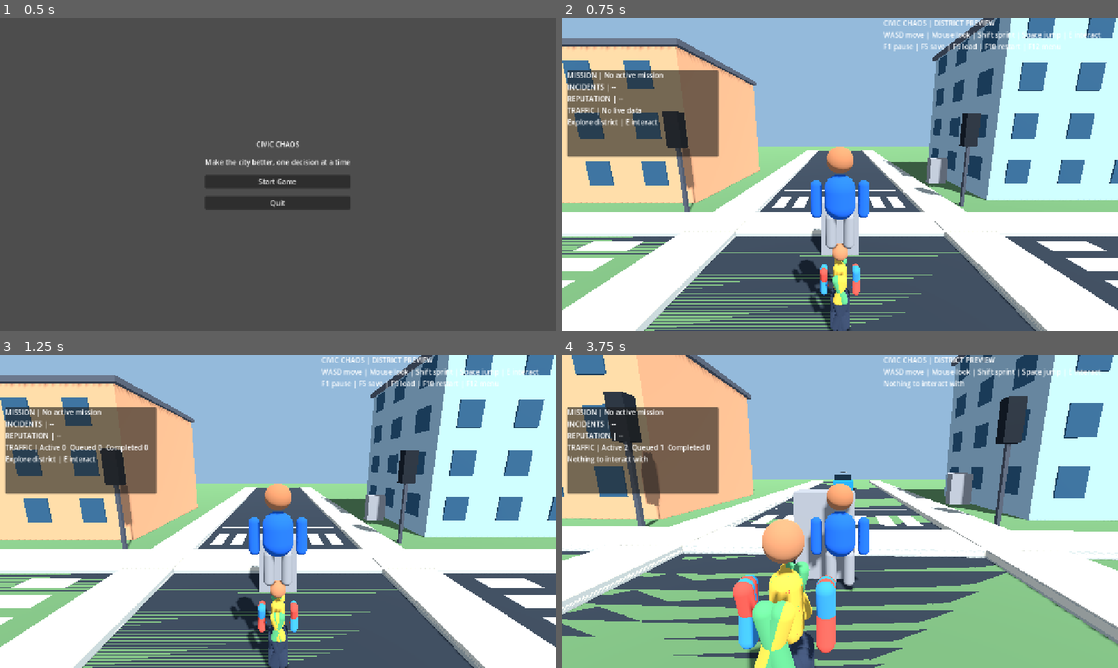
Above: before the commit, frames 1-4 (two rows, left to right).
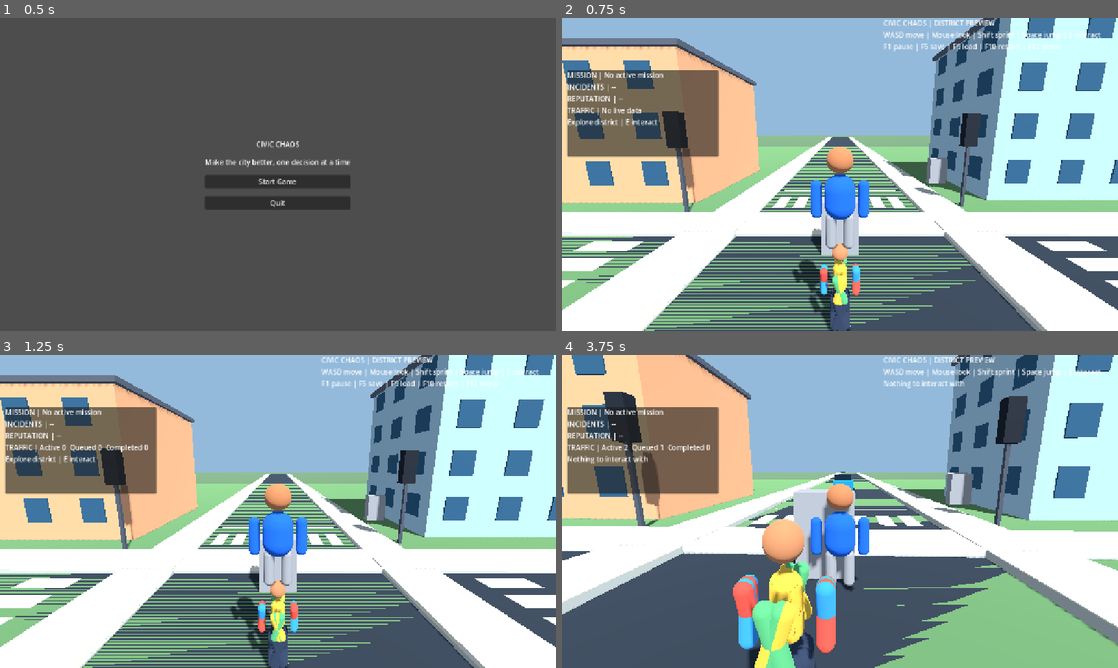
Above: after the commit, the same moments.

Repository: gauravprajapat-23/civic-chaos
Game: Godot game, scene res://scenes/core/menu.tscn
Two runs of this game, one before a commit and one after it. Both use one fixed random seed, a clock stepped at 60 frames per second and the inputs below.
Inputs (mouse positions are in pixels of both pictures, inside the frame that each line leads up to):
- Up to frame 1 (0.5 s): no input
- Up to frame 2 (0.75 s): click "Start Game" at 0.5 s
- Up to frame 3 (1.25 s): no input
- Up to frame 4 (3.75 s): tap Enter at 1.25 s; move the mouse to (867, 511) at 1.27 s; hold E (interact) 1.28-2.03 s; hold W (move_forward) from 1.28 s (still down); tap Space (jump) at 1.52, 2.27 s; move the mouse to (812, 511) at 2.02 s; tap Shift (sprint) at 2.1, 3.6 s; move the mouse to (851, 505) at 2.77 s; hold E (interact) 2.78-3.53 s; move the mouse to (834, 517) at 3.52 s

Frame 1 is identical in both runs. In frame 2, 5.2% of the frame differs, in the area x 0-100%, y 37-100%; in frame 3, 5.2%; in frame 4, 10%.
Error in both runs: Invalid type in function '_collider' in base 'Node3D (street_furniture.gd)'. The Object-derived class of argument 1 (Node3D) is not a subclass of the expected …

Commit message:
feat(world): extend roads and terrain with collision-safe perimeter

Diff:
--- a/scripts/world/neighborhood.gd
+++ b/scripts/world/neighborhood.gd
@@ -2,7 +2,7 @@
 class_name CivicNeighborhood
 extends Node3D
 ## Reusable deterministic district around the existing four-way junction.
-@export var district_extent: float = 38.0
+@export var district_extent: float = 120.0
 @export var road_width: float = 8.0
 @export var sidewalk_width: float = 2.0
 @export var building_height: float = 8.0
@@ -18,6 +18,9 @@
         return
     var half := district_extent
     var road_half := road_width * 0.5
+    var terrain_half: float = half + 24.0
+    _block("TerrainGround", Vector3(0, -0.30, 0), Vector3(terrain_half * 2.0, 0.5, terrain_half * 2.0))
+    _world_boundary(terrain_half)
     _block("NorthRoad", Vector3(0, -0.04, -half * 0.5), Vector3(road_width, 0.08, half))
     _block("SouthRoad", Vector3(0, -0.04, half * 0.5), Vector3(road_width, 0.08, half))
     _block("EastRoad", Vector3(half * 0.5, -0.04, 0), Vector3(half, 0.08, road_width))
@@ -68,6 +71,24 @@
         info.position = Vector3(road_half + sidewalk_width + 1.0, 0.2, -12)
         add_child(info)
 
+func _world_boundary(terrain_half: float) -> void:
+    var wall_height: float = 9.0
+    for side in [-1, 1]:
+        var sign_value: float = float(side)
+        _boundary_wall("BoundaryEW_%d" % side, Vector3(0, wall_height * 0.5, sign_value * terrain_half), Vector3(terrain_half * 2.0, wall_height, 2.0))
+        _boundary_wall("BoundaryNS_%d" % side, Vector3(sign_value * terrain_half, wall_height * 0.5, 0), Vector3(2.0, wall_height, terrain_half * 2.0))
+
+func _boundary_wall(wall_name: String, center: Vector3, dimensions: Vector3) -> void:
+    var body := StaticBody3D.new()
+    body.name = wall_name
+    body.position = center
+    add_child(body)
+    var collider := CollisionShape3D.new()
+    var shape := BoxShape3D.new()
+    shape.size = dimensions
+    collider.shape = shape
+    body.add_child(collider)
+
 func _block(block_name: String, center: Vector3, size: Vector3) -> void:
     var body := StaticBody3D.new()
     body.name = block_name
@@ -84,7 +105,9 @@
     cube.size = size
     mesh.mesh = cube
     body.add_child(mesh)
-    if block_name.ends_with("Road"):
+    if block_name == "TerrainGround":
+        mesh.material_override = _material(Color(0.30, 0.39, 0.28))
+    elif block_name.ends_with("Road"):
         mesh.material_override = _material(Color(0.15, 0.18, 0.21))
     elif block_name.begins_with("Sidewalk"):
         mesh.material_override = _material(Color(0.64, 0.65, 0.61))
